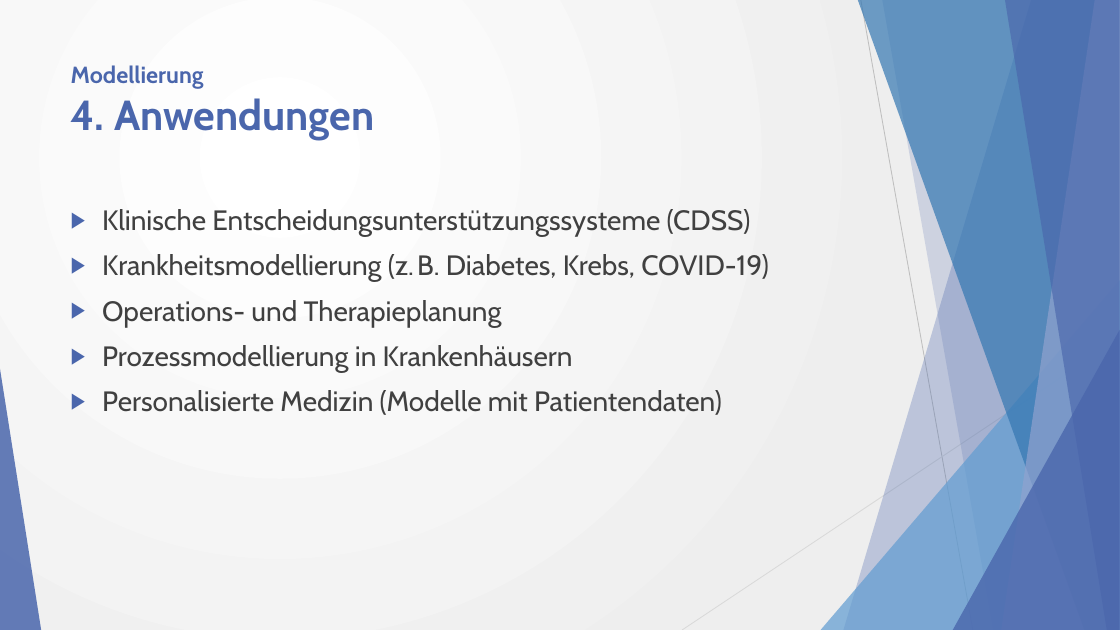
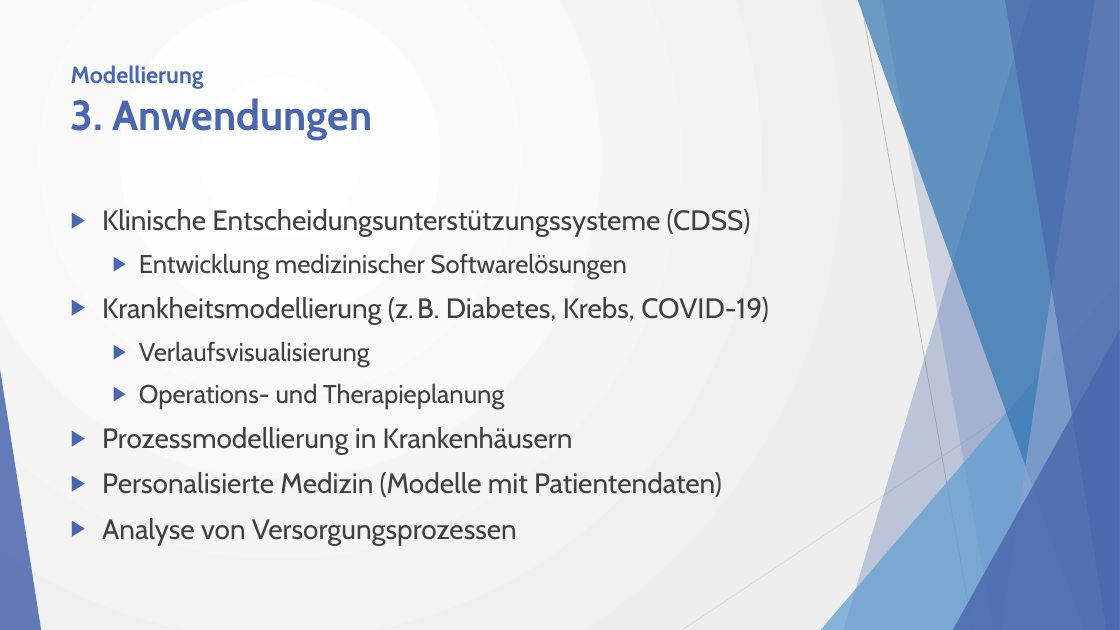
Before and after one commit to w0fl/w0fl, a slide deck: slide 6 of Simulation und Modellierung in der Medizininformatik_2.0.pptx (slide 7 before the commit). Drawn at 1120x630 pixels with LibreOffice and Linux fonts; fonts in the diff are those of the drawing. Boxes give left, top, right and bottom in pixels: in the first picture for what was removed or moved away, otherwise in the second. Text is boxed around its words. In the diff, an @@ line names an element or a change of style, - is before the commit and + after.

```diff
--- a/Simulation und Modellierung in der Medizininformatik_2.0.pptx
+++ b/Simulation und Modellierung in der Medizininformatik_2.0.pptx
@@ title at (71, 65, 372, 140): text changed @@
-Modellierung
-4. Anwendungen
+Modellierung
+3. Anwendungen
@@ text at (139, 253, 627, 279): paragraph added @@
+  ▶ Entwicklung medizinischer Softwarelösungen
@@ text at (139, 341, 370, 367): paragraph added @@
+  ▶ Verlaufsvisualisierung
@@ text at (139, 383, 504, 409): size 24 to 22 pt in "Operations- und Therapieplanung"; list level 1 to 2 in "Operations- und Therapieplanung" @@
@@ text at (102, 518, 517, 545): paragraph added @@
+▶ Analyse von Versorgungsprozessen
```
Also in this commit, not shown: 11 other slides changed, 2 slides removed, 3 other files.
